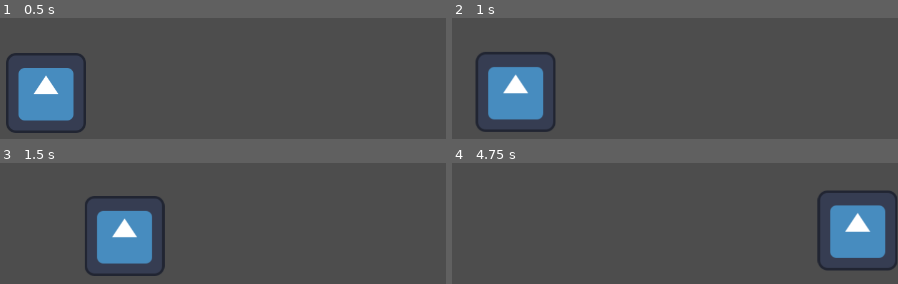
Above: before the commit, frames 1-4 (two rows, left to right).
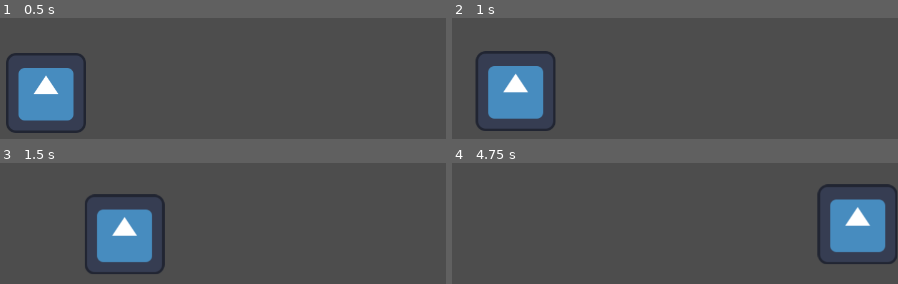
Above: after the commit, the same moments.

Repository: JhonChoulay/the-hackathon-game
Game: Godot game, scene res://Scenes/level.tscn
Two runs of this game, one before a commit and one after it. Both use one fixed random seed, a clock stepped at 60 frames per second and the inputs below. The engine's default icon, where the game draws it, is replaced by a stand-in: a white triangle on a blue panel in a dark square.
Inputs:
- Up to frame 1 (0.5 s): no input
- Up to frame 2 (1 s): tap Enter at 0.5 s; hold D (right) from 0.53 s (still down); tap W (up) at 0.6, 0.77 s
- Up to frame 3 (1.5 s): keep holding D (right); tap W (up) at 1.07, 1.35 s
- Up to frame 4 (4.75 s): tap W (up) at 1.52, 1.82, 2.1, 2.85, 3.02, 3.32, 3.6, 3.77, 4.07, 4.35, 4.52 s; release D (right) at 2.03 s; hold A (left) 2.03-2.78 s; hold D (right) 2.78-4.28 s; hold A (left) from 4.28 s (still down)

Frame 1 is identical in both runs. In frame 2, 0.8% of the frame differs, in the area x 6-23%, y 27-95%; in frame 3, 1.5%; in frame 4, 3.6%, in the area x 81-100%, y 17-89%.

Commit message:
Fixed movement system and added temporary edge collisions

Diff:
--- a/Projects/Scenes/player.gd
+++ b/Projects/Scenes/player.gd
@@ -2,7 +2,7 @@
 class speed_class:
 	var x = 0
 	var y = 0
-	@export var loss = 5
+	@export var loss = 2
 	@export var gain = 5
 	@export var maximum = 400
 
@@ -23,34 +23,32 @@
 											## X axis speed and velocity management
 	if direction_var.x != 0: #If moving
 		speed.x += direction_var.x * speed.gain #Gain speed on the respective X axis direction_var (if negative direction_var = left)
+		speed.x = max(min(speed.x,speed.maximum), -speed.maximum) #inner min clamps the upper limit of speed.x/y, outer max clamps the lower limit
+		speed.y = max(min(speed.y,speed.maximum), -speed.maximum)
 	else: #if left or right are not pressed
 		if speed.x < 0: #if the speed is going to the left
-			if speed.x <= -speed.loss:
-				speed.x += speed.loss #Start losing speed
-			else:
-				speed.x = 0
+			if is_on_wall():
+				speed.x = 1
+			speed.x = min(speed.x + speed.loss, 0) #Clamp the negative speed to the minimum of the 2 results
 		elif speed.x > 0:#if the speed is going to the right
-			if speed.x >= speed.loss:
-				speed.x -= speed.loss #Start losing speed
-			else:
-				speed.x = 0				## End of X axis management
-	if abs(speed.x) > speed.maximum:
-		speed.x = direction_var.x * speed.maximum
+			if is_on_wall():
+				speed.x = -1
+			speed.x = max(speed.x - speed.loss, 0) #Clamp the positive speed to the maximum of the 2 results
+			## End of X axis management
 
 #Similar or same actions on y axis
 
-	if direction_var.y != 0:					## Y axis speed and velocity management
+	if direction_var.y != 0: #If moving
 		speed.y += direction_var.y * speed.gain #Gain speed on the respective y axis direction_var (if negative direction_var = left)
+		speed.y = max(min(speed.y,speed.maximum), -speed.maximum) #inner min clamps the upper limit of speed.x/y, outer max clamps the lower limit
+		speed.y = max(min(speed.y,speed.maximum), -speed.maximum)
 	else: #if left or right are not pressed
-		if speed.y < 0: #if the speed is going to the left
-			if speed.y <= -speed.loss:
-				speed.y += speed.loss #Start losing speed
-			else:
-				speed.y = 0
-		elif speed.y > 0:#if the speed is going to the right
-			if speed.y >= speed.loss:
-				speed.y -= speed.loss #Start losing speed
-			else:
-				speed.y = 0				## End of y axis management
-	if abs(speed.y) > speed.maximum:
-		speed.y = direction_var.y * speed.maximum
+		if speed.y < 0: #if the speed is going up
+			if is_on_ceiling():
+				speed.y = 1
+			speed.y = min(speed.y + speed.loss, 0) #Clamp the negative speed to the minimum of the 2 results
+		elif speed.y > 0:#if the speed is going down
+			if is_on_floor():
+				speed.y = -1
+			speed.y = max(speed.y - speed.loss, 0) #Clamp the positive speed to the maximum of the 2 results
+			## End of y axis management
Not shown, changed: DebugExport/Game.pck
